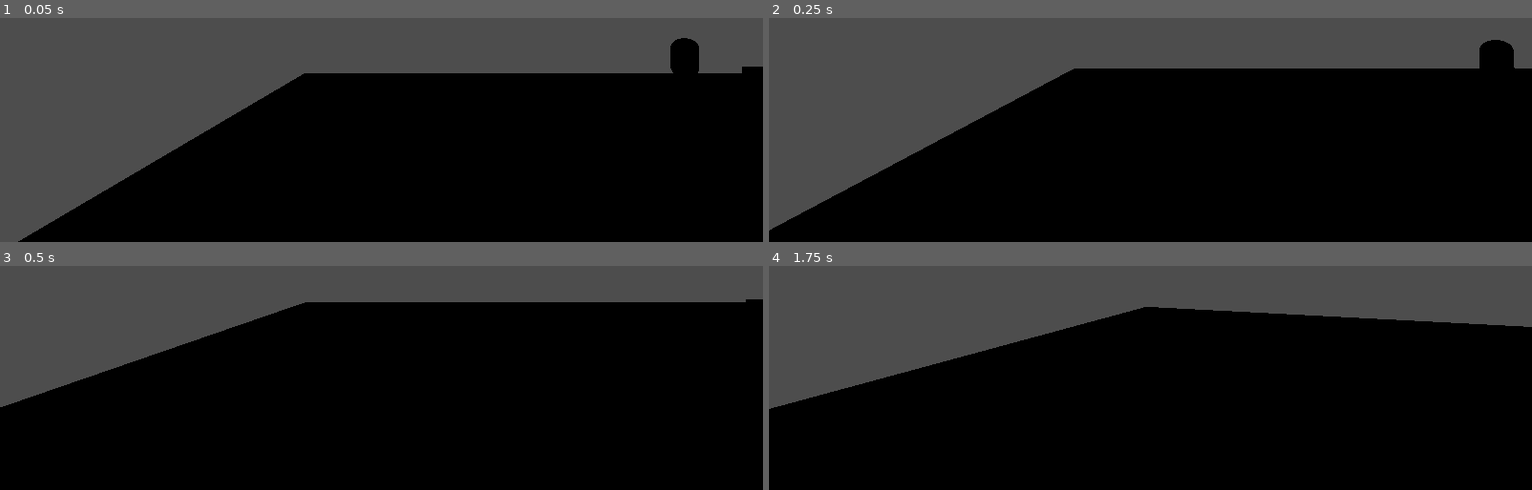
Above: before the commit, frames 1-4 (two rows, left to right).
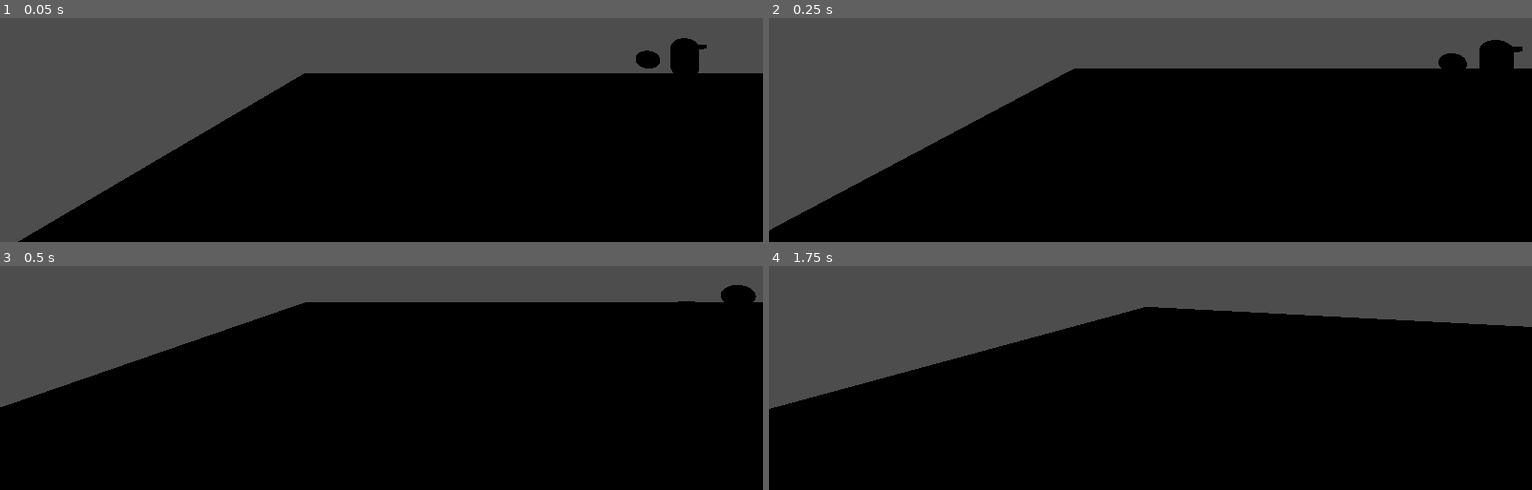
Above: after the commit, the same moments.

Repository: ThePeachyOne/GGJ2025
Game: Godot game, scene res://scenes/rat_test_world.tscn
Same seed, same stepped clock (60 frames per second), same inputs: the game is played once before the commit and once after it. This scene is started directly instead of the project's main scene.
Inputs (mouse positions are in pixels of both pictures, inside the frame that each line leads up to):
- Up to frame 1 (0.05 s): no input
- Up to frame 2 (0.25 s): no input
- Up to frame 3 (0.5 s): no input
- Up to frame 4 (1.75 s): tap Enter at 0.5 s; move the mouse to (1188, 274) at 0.52 s; hold 1 (Select_Number) 0.53-1.28 s; hold W (Walk_Forward) from 0.53 s (still down); tap Space (Jump) at 0.77, 1.52 s; move the mouse to (1112, 277) at 1.27 s; tap Q at 1.35 s

The runs differ from the first frame. In frame 1, 0.3% of the frame differs, in the area x 83-100%, y 11-25%; in frame 2, 0.2%; in frame 3, 0.3%, in the area x 88-100%, y 8-17%; in frame 4, nothing differs.

Commit message:
Better rat following
Rat gets in the way less often

Diff:
--- a/bubblequest/scenes/rat_test_world.tscn
+++ b/bubblequest/scenes/rat_test_world.tscn
@@ -36,9 +36,11 @@
 
 [node name="running_guy_root" parent="." instance=ExtResource("2_ur4se")]
 transform = Transform3D(1, 0, 0, 0, 1, 0, 0, 0, 1, 0.189789, 1.83777, -16.9504)
+lower_bound = Vector2(-20, -20)
+upper_bound = Vector2(20, 20)
 
 [node name="rat_root" parent="." instance=ExtResource("1_wwh8q")]
-transform = Transform3D(1, 0, 0, 0, 1, 0, 0, 0, 1, 4.0667, 1.0932, -16.4008)
+transform = Transform3D(1, 0, 0, 0, 1, 0, 0, 0, 1, -4.97894, 1.0932, -11.5695)
 
 [node name="NavigationObstacle3D" type="NavigationObstacle3D" parent="."]
 transform = Transform3D(19.9223, 0, 0, 0, 1, 0, 0, 0, 5.53181, 0, 1.2063, 0)
--- a/bubblequest/scenes/running_guy.tscn
+++ b/bubblequest/scenes/running_guy.tscn
@@ -1,8 +1,21 @@
-[gd_scene load_steps=4 format=3 uid="uid://dbhh10qk8cld5"]
+[gd_scene load_steps=8 format=3 uid="uid://dbhh10qk8cld5"]
 
 [ext_resource type="Script" path="res://scripts/running_guy.gd" id="1_m7ie0"]
 
+[sub_resource type="StandardMaterial3D" id="StandardMaterial3D_ygqtu"]
+albedo_color = Color(1, 0.196078, 0, 1)
+
 [sub_resource type="CapsuleMesh" id="CapsuleMesh_dnxus"]
+material = SubResource("StandardMaterial3D_ygqtu")
+
+[sub_resource type="StandardMaterial3D" id="StandardMaterial3D_qanbc"]
+albedo_color = Color(0.258824, 1, 1, 1)
+
+[sub_resource type="BoxMesh" id="BoxMesh_1jar1"]
+material = SubResource("StandardMaterial3D_qanbc")
+size = Vector3(0.2, 0.2, 0.2)
+
+[sub_resource type="SphereMesh" id="SphereMesh_kauqn"]
 
 [sub_resource type="CapsuleShape3D" id="CapsuleShape3D_imuyl"]
 
@@ -12,6 +25,15 @@
 [node name="MeshInstance3D" type="MeshInstance3D" parent="."]
 mesh = SubResource("CapsuleMesh_dnxus")
 
+[node name="MeshInstance3D2" type="MeshInstance3D" parent="MeshInstance3D"]
+transform = Transform3D(3.41766, 0, 0, 0, 1, 0, 0, 0, 2.44352, 0, 0.598228, -0.449502)
+mesh = SubResource("BoxMesh_1jar1")
+skeleton = NodePath("../..")
+
+[node name="follow_point" type="MeshInstance3D" parent="MeshInstance3D"]
+transform = Transform3D(1, 0, 0, 0, 1, 0, 0, 0, 1, 0, -0.240455, 1.43602)
+mesh = SubResource("SphereMesh_kauqn")
+
 [node name="NavigationAgent3D" type="NavigationAgent3D" parent="."]
 avoidance_enabled = true
 
--- a/bubblequest/scripts/chaser_rat.gd
+++ b/bubblequest/scripts/chaser_rat.gd
@@ -13,7 +13,8 @@
 	if not is_on_floor():
 		velocity += get_gravity() * delta
 	if chase_object != null:
-		$NavigationAgent3D.target_position = chase_object.position
+		$NavigationAgent3D.target_position = chase_object.get_chase_point()
+		print(chase_object.position)
 
 	var target = $NavigationAgent3D.get_next_path_position() - self.position
 	var direction = (transform.basis * Vector3(target.x, 0, target.z)).normalized()
@@ -25,3 +26,8 @@
 		velocity.z = move_toward(velocity.z, 0, SPEED)
 
 	move_and_slide()
+	if self.position == $NavigationAgent3D.target_position:
+		$MeshInstance3D.look_at(Vector3($NavigationAgent3D.target_position.x,
+				self.position.y,
+				$NavigationAgent3D.target_position.z),
+				Vector3(0,1,0), false)
--- a/bubblequest/scripts/player.gd
+++ b/bubblequest/scripts/player.gd
@@ -59,7 +59,6 @@
 		velocity.x = move_toward(velocity.x, 0, SPEED)
 		velocity.z = move_toward(velocity.z, 0, SPEED)
 
-	#if velocity != 0:
-		#if
+
 
 	move_and_slide()
--- a/bubblequest/scripts/running_guy.gd
+++ b/bubblequest/scripts/running_guy.gd
@@ -1,6 +1,8 @@
 extends CharacterBody3D
 
 var SPEED = 7.0
+@export var lower_bound: Vector2 = Vector2(0,0)
+@export var upper_bound: Vector2 = Vector2(0,0)
 
 func distance( a,  b):
 	var x = (a.x - b.x) ** 2
@@ -12,6 +14,10 @@
 # Called when the node enters the scene tree for the first time.
 func _ready():
 	$NavigationAgent3D.target_position = Vector3(20, 0, 20)
+	$MeshInstance3D.look_at(Vector3($NavigationAgent3D.target_position.x,
+			self.position.y,
+			$NavigationAgent3D.target_position.z),
+			Vector3(0,1,0), false)
 
 # Called every frame. 'delta' is the elapsed time since the previous frame.
 func _process(delta):
@@ -19,7 +25,8 @@
 		velocity += get_gravity() * delta
 
 	var direction = $NavigationAgent3D.get_next_path_position() - self.position
-	direction = (transform.basis * Vector3(direction.x, 0, direction.z)).normalized()
+
+	direction = (transform.basis * Vector3(direction.x, self.position.y, direction.z)).normalized()
 	if direction:
 		velocity.x = direction.x * SPEED
 		velocity.z = direction.z * SPEED
@@ -29,9 +36,21 @@
 
 
 	move_and_slide()
-	print(distance(self.position, $NavigationAgent3D.target_position))
-	print($NavigationAgent3D.target_position)
-	print("How far? " + str(distance(self.position, $NavigationAgent3D.target_position)))
+
+	#print(distance(self.position, $NavigationAgent3D.target_position))
+	#print($NavigationAgent3D.target_position)
+	#print("How far? " + str(distance(self.position, $NavigationAgent3D.target_position)))
 	if distance(self.position, $NavigationAgent3D.target_position) < 2:
-		print("funky")
-		$NavigationAgent3D.target_position = Vector3(randi_range(-20,20), 0, randi_range(-20,20))
+		#print("funky")
+		$NavigationAgent3D.target_position = Vector3(randf_range(lower_bound.x,upper_bound.x),
+													 0,
+													 randf_range(lower_bound.y,upper_bound.y))
+
+		$MeshInstance3D.look_at(Vector3($NavigationAgent3D.target_position.x,
+			self.position.y,
+			$NavigationAgent3D.target_position.z),
+			Vector3(0,1,0), false)
+
+
+func get_chase_point():
+	return $MeshInstance3D/follow_point.global_position
